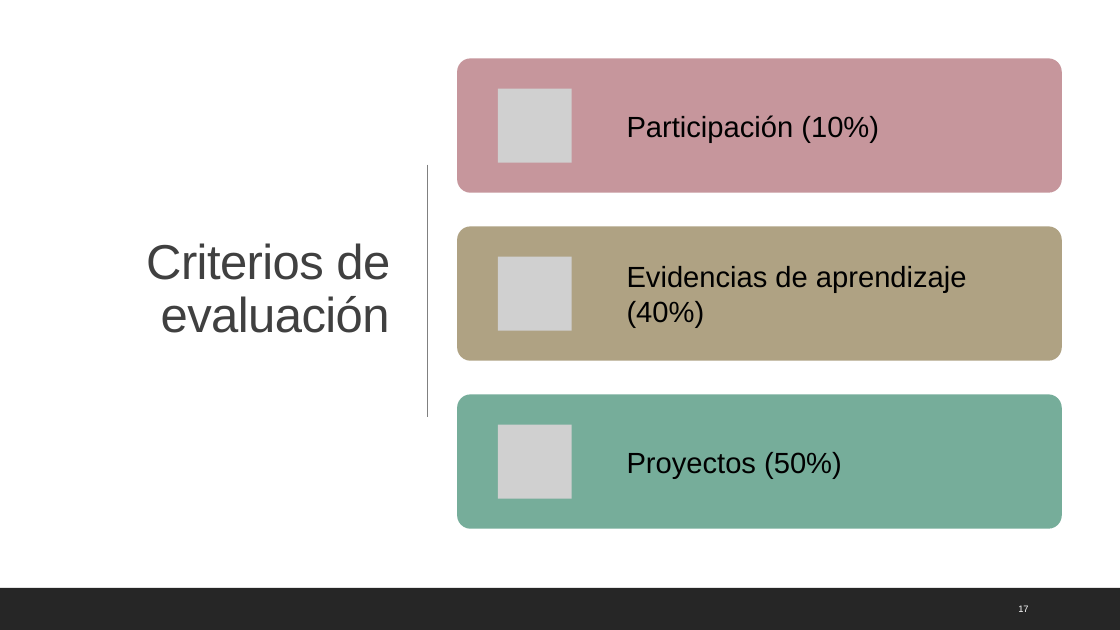
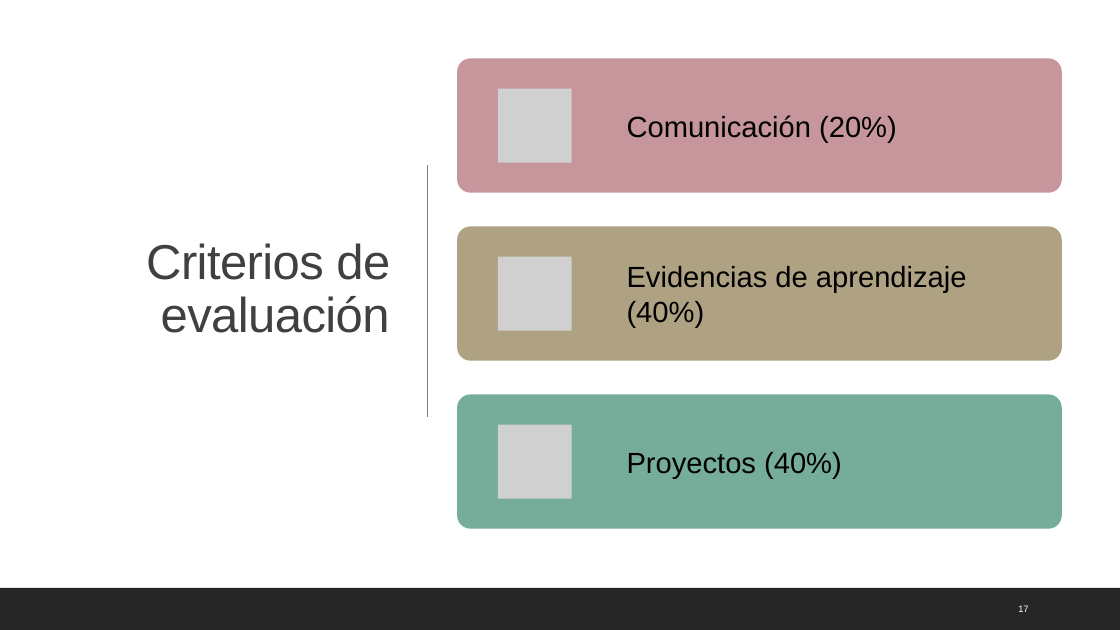
Before and after one commit to mcd-unison/ing-caract, a slide deck: slide 17 of slides/inicial.pptx. Drawn at 1120x630 pixels with LibreOffice and Linux fonts; fonts in the diff are those of the drawing; grey boxes stand for pictures. Boxes give left, top, right and bottom in pixels: in the first picture for what was removed or moved away, otherwise in the second. Text is boxed around its words. In the diff, an @@ line names an element or a change of style, - is before the commit and + after.

```diff
--- a/slides/inicial.pptx
+++ b/slides/inicial.pptx
@@ text at (627, 115, 897, 143): text changed @@
-Participación (10%)
+Comunicación (20%)
@@ text at (627, 452, 842, 479): text changed @@
-Proyectos (50%)
+Proyectos (40%)
```
Also in this commit, not shown: 4 other slides changed, 7 other files.
